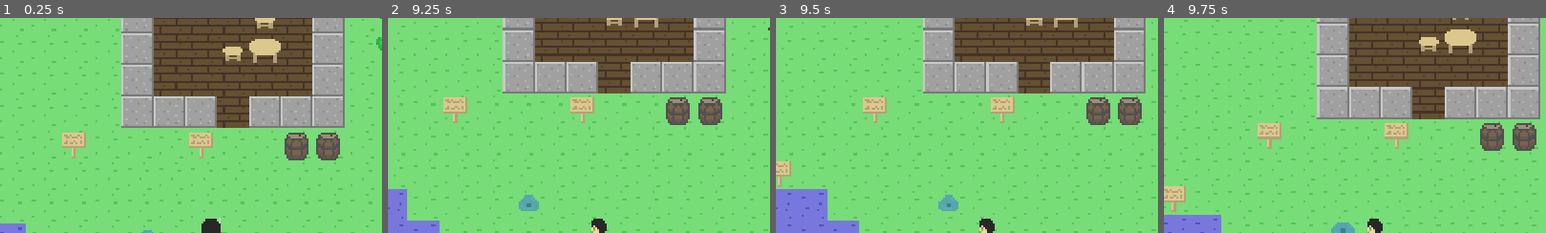
Above: before the commit, frames 1-4 (left to right).
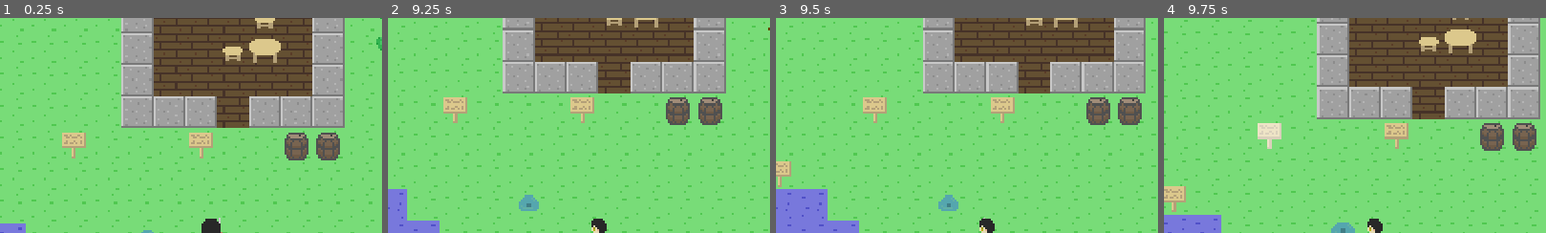
Above: after the commit, the same moments.

Repository: ktmage/test_game
Game: Godot game, scene res://main.tscn
Two runs of this game, one before a commit and one after it. Both use one fixed random seed, a clock stepped at 60 frames per second and the inputs below.
Inputs (mouse positions are % of the whole screen's width and height, from its top left):
- Up to frame 1 (0.25 s): no input
- Up to frame 2 (9.25 s): tap Enter at 0.5, 7.25 s; move the mouse to (32, 30) at 0.52 s; press the mouse at (32, 30) at 0.53 s; hold Up (ui_up) 0.53-2.03 s; move the mouse to (80, 65) at 1.27 s; release the mouse at (80, 65) at 1.28 s; click (80, 65) at 1.35 s; move the mouse to (20, 35) at 2.02 s; press the mouse at (20, 35) at 2.03 s; hold Left (ui_left) 2.03-3.53 s; move the mouse to (55, 50) at 2.77 s; release the mouse at (55, 50) at 2.78 s; click (55, 50) at 2.85 s; tap Space at 3.5, 8 s; move the mouse to (35, 25) at 3.52 s; press the mouse at (35, 25) at 3.53 s; hold Down (ui_down) 3.53-4.28 s; move the mouse to (72, 45) at 4.27 s; release the mouse at (72, 45) at 4.28 s; hold Right (ui_right) 4.28-5.03 s; click (72, 45) at 4.35 s; move the mouse to (30, 55) at 5.02 s; press the mouse at (30, 55) at 5.03 s; hold Up (ui_up) 5.03-5.78 s; move the mouse to (60, 28) at 5.77 s; release the mouse at (60, 28) at 5.78 s; hold Right (ui_right) 5.78-8.03 s; click (60, 28) at 5.85 s; move the mouse to (45, 70) at 6.52 s; press the mouse at (45, 70) at 6.53 s; move the mouse to (80, 65) at 7.27 s; release the mouse at (80, 65) at 7.28 s; click (80, 65) at 7.35 s; move the mouse to (20, 35) at 8.02 s; press the mouse at (20, 35) at 8.03 s; hold Down (ui_down) 8.03-8.78 s; move the mouse to (55, 50) at 8.77 s; release the mouse at (55, 50) at 8.78 s; hold Left (ui_left) from 8.78 s (still down); click (55, 50) at 8.85 s
- Up to frame 3 (9.5 s): keep holding Left (ui_left)
- Up to frame 4 (9.75 s): move the mouse to (35, 25) at 9.52 s; release Left (ui_left) at 9.53 s; press the mouse at (35, 25) at 9.53 s; hold Up (ui_up) from 9.53 s (still down)
The pictures show only the part of the screen within x 22-72%, y 0-50%; the shares and areas given below are measured in that part.

Frames 1-3 are identical in both runs. In frame 4, 0.5% of the frame differs, in the area x 24-31%, y 48-61%.

Commit message:
[fix] : shaderのpathを修正

Diff:
--- a/component/com_select_area/com_select_area.gd
+++ b/component/com_select_area/com_select_area.gd
@@ -7,7 +7,7 @@
 
 func _init():
 	_material = ShaderMaterial.new()
-	_material.shader = load("res://component/com_selectable/highlight.gdshader")
+	_material.shader = load("res://component/com_select_area/highlight.gdshader")
 
 func _ready():
 	if sprite_2d != null:
--- a/entity/interactive_object/signboard/signboard.tscn
+++ b/entity/interactive_object/signboard/signboard.tscn
@@ -25,17 +25,17 @@
 [node name="CollisionShape2D" type="CollisionShape2D" parent="."]
 shape = SubResource("RectangleShape2D_gduh4")
 
-[node name="com_interactable" parent="." node_paths=PackedStringArray("com_selectable") instance=ExtResource("3_kw2li")]
-com_selectable = NodePath("../com_selectable")
+[node name="com_interact_area" parent="." node_paths=PackedStringArray("com_selectable") instance=ExtResource("3_kw2li")]
+com_selectable = NodePath("../com_select_area")
 
-[node name="CollisionShape2D" type="CollisionShape2D" parent="com_interactable"]
+[node name="CollisionShape2D" type="CollisionShape2D" parent="com_interact_area"]
 shape = SubResource("CircleShape2D_bpqat")
 
-[node name="com_selectable" parent="." node_paths=PackedStringArray("sprite_2d") instance=ExtResource("3_mn51y")]
+[node name="com_select_area" parent="." node_paths=PackedStringArray("sprite_2d") instance=ExtResource("3_mn51y")]
 sprite_2d = NodePath("../Sprite2D")
 
-[node name="CollisionShape2D" type="CollisionShape2D" parent="com_selectable"]
+[node name="CollisionShape2D" type="CollisionShape2D" parent="com_select_area"]
 position = Vector2(0, 0.5)
 shape = SubResource("RectangleShape2D_2jjvf")
 
-[connection signal="interacted" from="com_interactable" to="." method="_on_com_interactable_interacted"]
+[connection signal="interacted" from="com_interact_area" to="." method="_on_com_interactable_interacted"]
